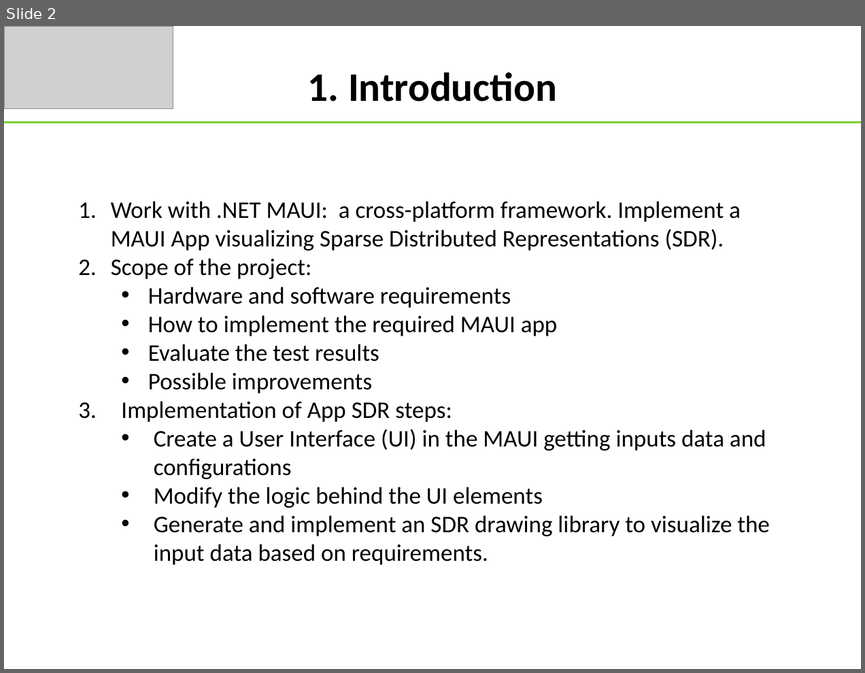
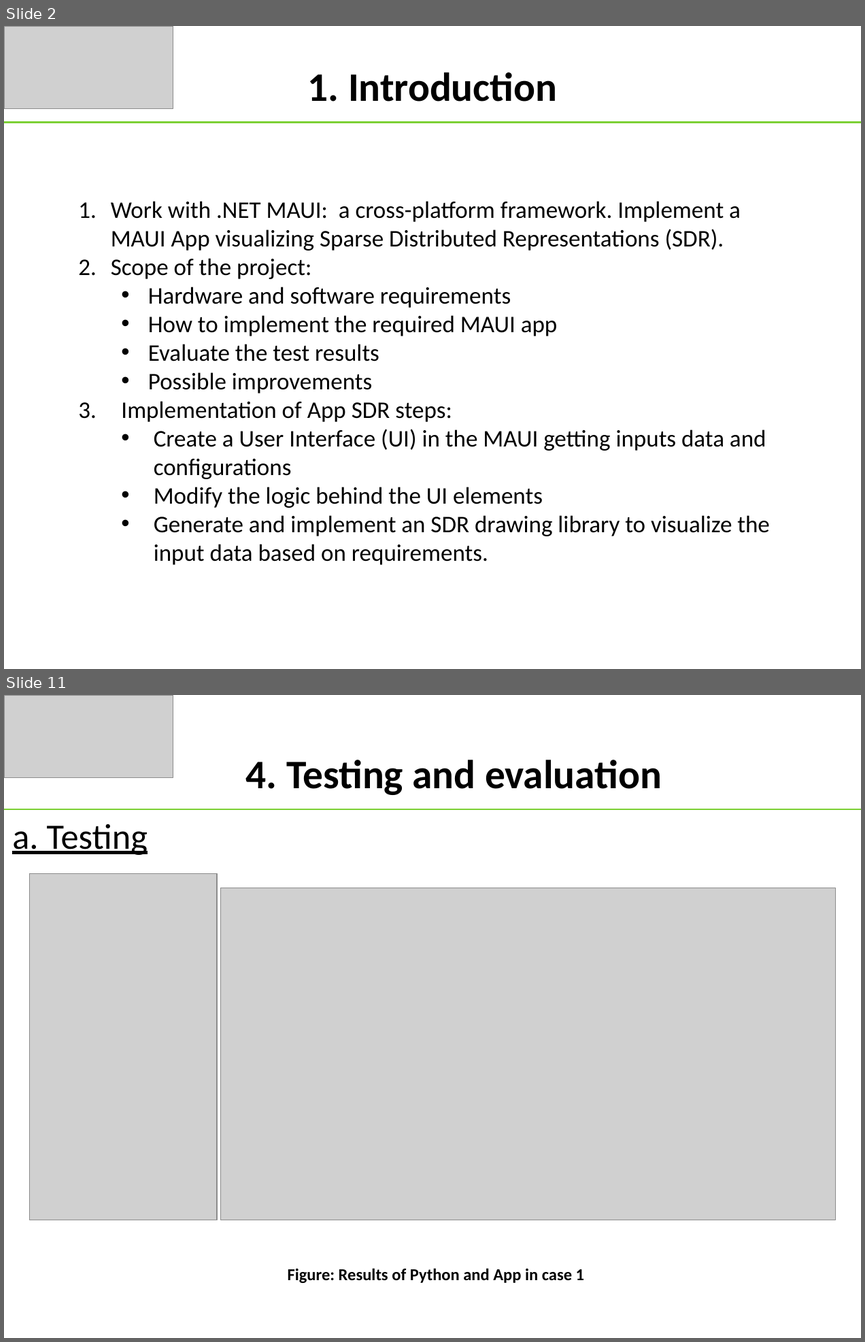
Before and after one commit to tongngocminhanh/MAUI_App_SDR, a slide deck: MySEProject/Documentation/ML22-23-8 Implement the SDR representation in the MAUI application.pptx. Shown one above the other, each under a label of ours: slide 2 before the commit, slides 2 and 11 after it; the slides between them are not shown. The pictures are 865x673 and 865x1342 pixels, drawn with LibreOffice and Linux fonts; fonts in the diff are those of the drawing; grey boxes stand for pictures. Boxes give left, top, right and bottom in pixels: in the first picture for what was removed or moved away, otherwise in the second. Text is boxed around its words. In the diff, an @@ line names an element or a change of style, - is before the commit and + after.

```diff
--- a/MySEProject/Documentation/ML22-23-8 Implement the SDR representation in the MAUI application.pptx
+++ b/MySEProject/Documentation/ML22-23-8 Implement the SDR representation in the MAUI application.pptx
@@ slide 11 added at (x1=4, y1=695, x2=861, y2=1338), background #FFFFFF @@
@@ picture added at (x1=4, y1=695, x2=173, y2=778) @@
@@ text added at (x1=246, y1=760, x2=662, y2=795), 34 pt, text #000000, bold @@
+4. Testing and evaluation
@@ line added from (4, 809) to (861, 809), #7CD036 1.5 pt @@
@@ text added at (x1=12, y1=824, x2=147, y2=855), 30 pt, text #000000, underline @@
+a. Testing
@@ picture added at (x1=30, y1=874, x2=218, y2=1220) @@
@@ picture added at (x1=221, y1=888, x2=835, y2=1219) @@
@@ text added at (x1=288, y1=1268, x2=584, y2=1283), 14 pt, text #000000, bold @@
+Figure: Results of Python and App in case 1
```
Also in this commit, not shown: 8 slides changed, 3 other slides added.
